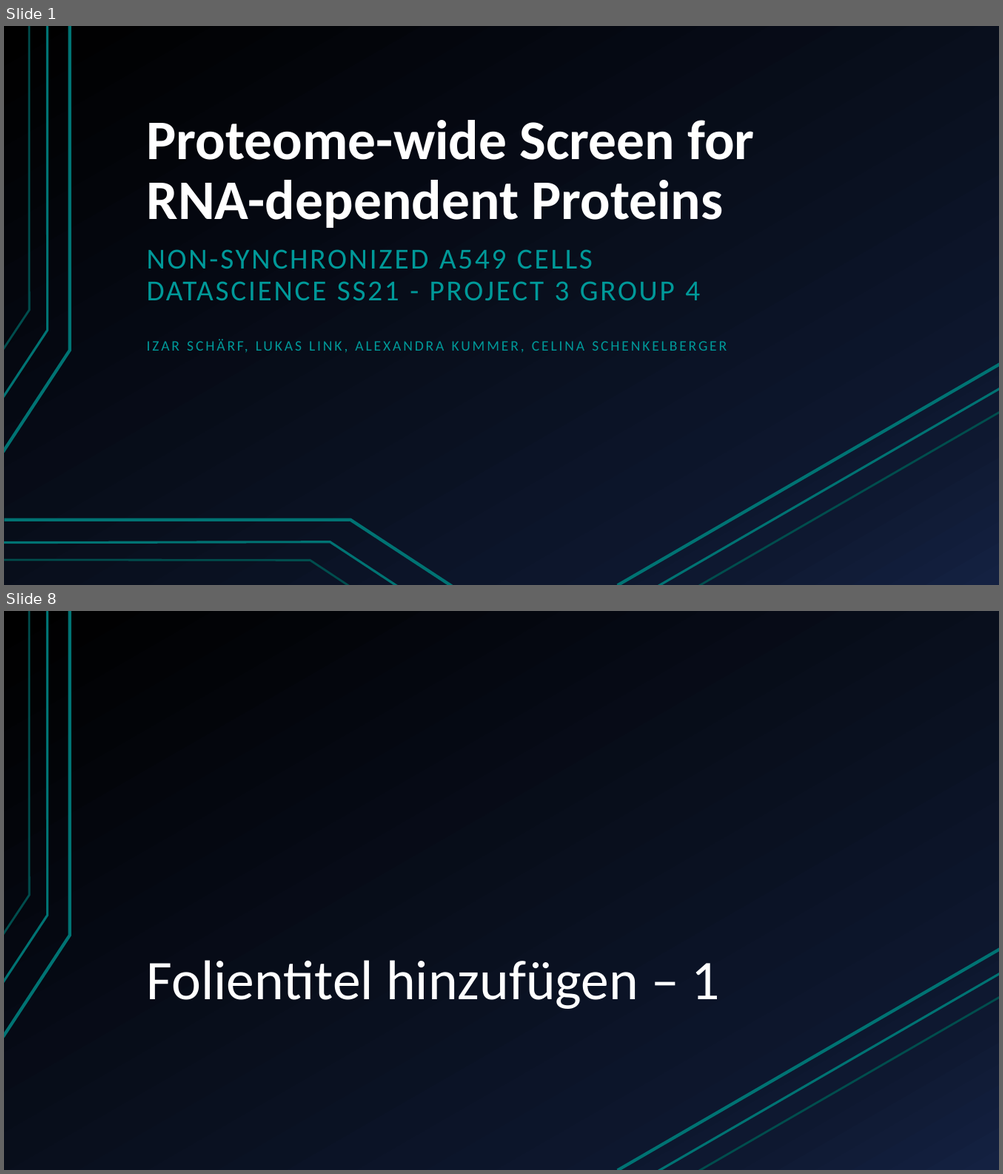
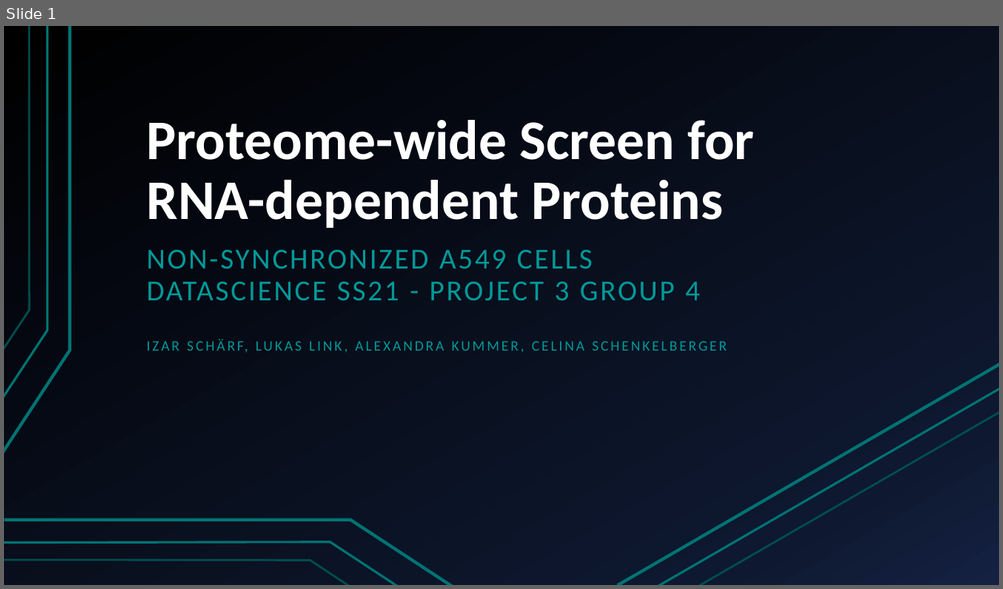
Before and after one commit to AlexandraKummer/2021-topic-03-team-04, a slide deck: Project proposal.pptx. Shown one above the other, each under a label of ours: slides 1 and 8 before the commit, slide 1 after it; the slides between them are not shown. The pictures are 1003x1174 and 1003x589 pixels, drawn with LibreOffice and Linux fonts; fonts in the diff are those of the drawing. Boxes give left, top, right and bottom in pixels: in the first picture for what was removed or moved away, otherwise in the second. Text is boxed around its words. In the diff, an @@ line names an element or a change of style, - is before the commit and + after.

```diff
--- a/Project proposal.pptx
+++ b/Project proposal.pptx
@@ slide 8 removed at [4, 611, 999, 1170], background gradient #000000 to #0F1931 to #142242; not listed: 6 template elements that a slide beside it also shows @@
@@ title removed at [147, 960, 720, 1009] @@
-Folientitel hinzufügen – 1
```
Also in this commit, not shown: 4 slides changed, 7 slides added, 5 other slides removed.
